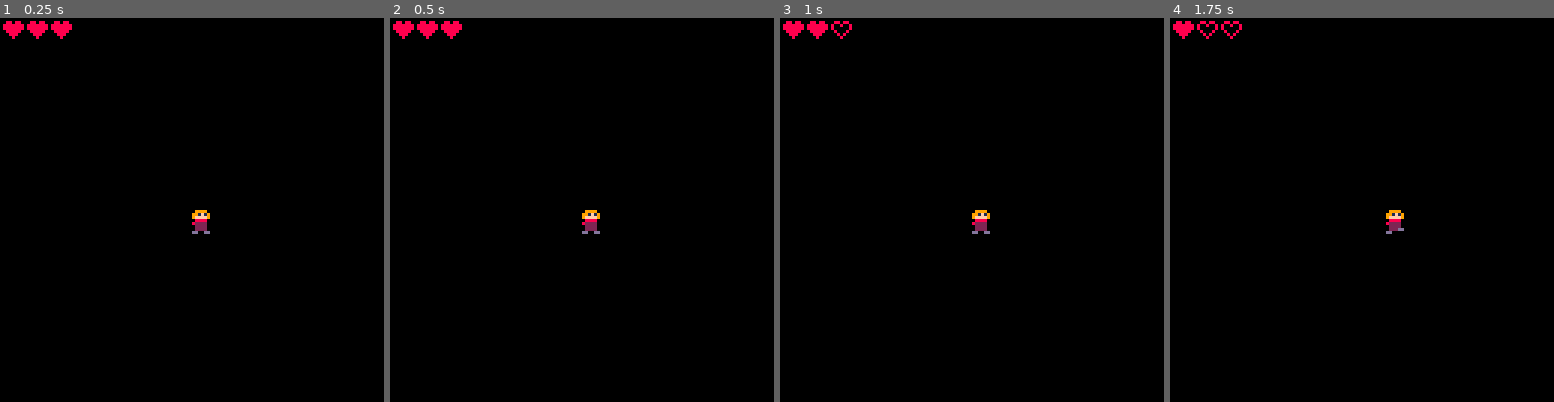
Above: before the commit, frames 1-4 (left to right).
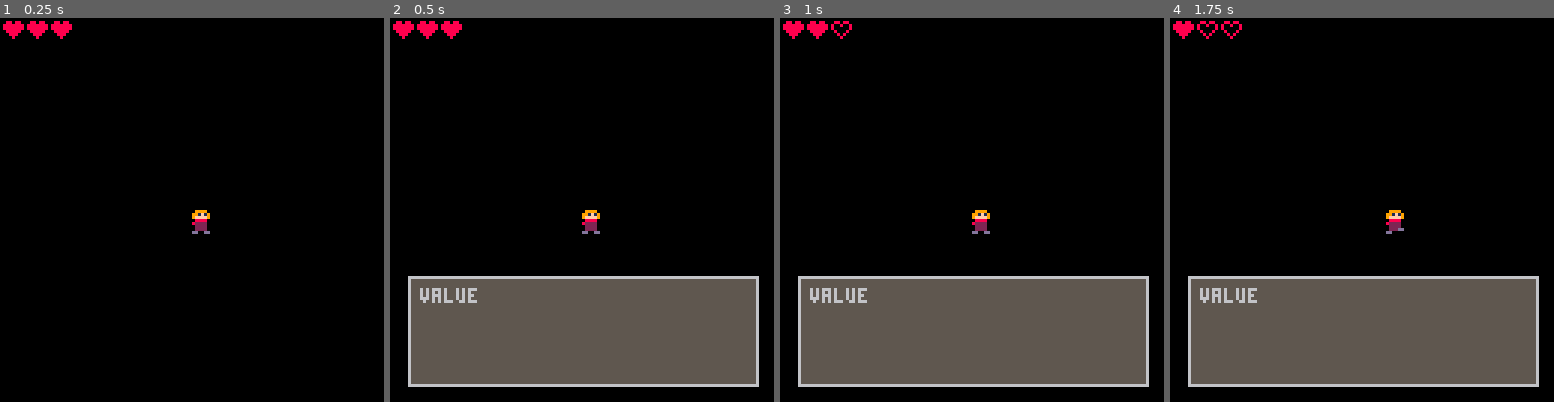
Above: after the commit, the same moments.

Repository: annydalch/pico8adventure
Game: PICO-8 cartridge adventure.p8
The game is run twice, just before and just after one commit, with the same random seed, the same clock (stepped at 60 frames per second) and the same inputs.
Inputs:
- Up to frame 1 (0.25 s): no input
- Up to frame 2 (0.5 s): tap X (X key) at 0.33 s
- Up to frame 3 (1 s): tap O (Z key) at 0.7 s
- Up to frame 4 (1.75 s): tap X (X key) at 1.07 s; hold Right from 1.6 s (still down); tap O (Z key) at 1.7 s

Frame 1 is identical in both runs. In frame 2, 26% of the frame differs, in the area x 4-97%, y 67-97%; in frame 3, 26%; in frame 4, 26%.

Commit message:
added handling text boxes

Diff:
--- a/adventure.p8
+++ b/adventure.p8
@@ -2,46 +2,82 @@
 version 8
 __lua__
 function _init()
- cartdata("anydalch_adventure_0")
- menuitem(1,"save adventure",savegame)
- if (peek(0x5eff) != 0) then
-  player.x = peek(0x5e00)
-  player.y = peek(0x5e01)
-  player.maxhealth = peek(0x5e02)
-  player.health = peek(0x5e03)
- else
-  player.x = 64
-  player.y = 64
-  player.maxhealth = 3
-  player.health = player.maxhealth
- end
+   cartdata("anydalch_adventure_0")
+   menuitem(1,"save adventure",savegame)
+   if (peek(0x5eff) != 0) then
+      nosavedata()
+   else
+      savedata()
+   end
+end
+
+textbox = {}
+textbox.active = false
+textbox.text = ""
+textbox.counter = 0
+textbox.x1 = 6
+textbox.y1 = 86
+textbox.x2 = 122
+textbox.y2 = 122
+textbox.bgcolor = 5
+textbox.fgcolor = 6
+textbox.draw = function()
+   rectfill(textbox.x1, textbox.y1, textbox.x2, textbox.y2, textbox.bgcolor)
+   rect(textbox.x1, textbox.y1, textbox.x2, textbox.y2, textbox.fgcolor)
+   print(textbox.text, textbox.x1 + 4, textbox.y1 + 4, textbox.fgcolor)
+end
+textbox.update = function()
+   textbox.counter -= 1
+   if (textbox.counter == 0) textbox.active = false
+end
+textbox.make = function(frames, text)
+   textbox.active = true
+   textbox.text = text
+   textbox.counter = frames
+end
+
+function nosavedata()
+   player.x = peek(0x5e00)
+   player.y = peek(0x5e01)
+   player.maxhealth = peek(0x5e02)
+   player.health = peek(0x5e03)
+end
+
+function savedata()
+   player.x = 64
+   player.y = 64
+   player.maxhealth = 3
+   player.health = player.maxhealth
 end
 
 function _draw()
- cls()
- player.draw()
- player.drawhealth()
+   cls()
+   player.draw()
+   player.drawhealth()
+   if (textbox.active) textbox.draw()
 end
 
 function _update()
- player.update()
- if (btnp(4)) player.health -= 1
+   player.update()
+   if (textbox.active) textbox.update()
+   if (btnp(4)) player.health -= 1
+   if (btnp(5)) textbox.make(30, "value")
 end
 
 function savegame()
- poke(0x5e00,player.x)
- poke(0x5e01,player.y)
- poke(0x5e02,player.maxhealth)
- poke(0x5e03,player.health)
- poke(0x5eff,1)
+   poke(0x5e00,player.x)
+   poke(0x5e01,player.y)
+   poke(0x5e02,player.maxhealth)
+   poke(0x5e03,player.health)
+   poke(0x5eff,1)
 end
 
 player = {}
 player.restingsprites = {0,16,32,48}
 player.movingsprites = {{0,1,2,3},
-                        {16,17,18,19},
-                        {32,33,34,35},
-                        {48,49,50,51}}
+   {16,17,18,19},
+   {32,33,34,35},
+   {48,49,50,51}}
 --0:resting 1:moving
 player.state = 0
 --0:right, cw until 3
@@ -51,48 +87,48 @@
 player.dx = 0
 player.dy = 0
 player.draw = function()
-  spr((player.direction*16)+player.state+flr(player.counter),
-   player.x,
-   player.y)
+   spr((player.direction*16)+player.state+flr(player.counter),
+      player.x,
+      player.y)
 end
 player.update = function()
-  local newdx = 0
-  local newdy = 0
-  if (btn(0)) newdx -= 1
-  if (btn(1)) newdx += 1
-  if (btn(2)) newdy -= 1
-  if (btn(3)) newdy += 1
-  if (newdx == 0) newdy *= 2
-  if (newdy == 0) newdx *= 2
-  if (newdx == player.dx and newdy == player.dy and player.state != 0) then
-    player.counter += .2
-    player.counter %= 3
-  elseif (newdx == 0 and newdy == 0) then
-    player.state = 0
-    player.counter = 0
-  else
-   player.state = 1
-   player.counter = 0
-   if (newdx < 0) player.direction = 2
-   if (newdy < 0) player.direction = 1
-   if (newdx > 0) player.direction = 0
-   if (newdy > 0) player.direction = 3
-  end
-  player.dx = newdx
-  player.dy = newdy
-  player.x += player.dx
-  player.y += player.dy
-  player.x %= 127
-  player.y %= 127
+   local newdx = 0
+   local newdy = 0
+   if (btn(0)) newdx -= 1
+   if (btn(1)) newdx += 1
+   if (btn(2)) newdy -= 1
+   if (btn(3)) newdy += 1
+   if (newdx == 0) newdy *= 2
+   if (newdy == 0) newdx *= 2
+   if (newdx == player.dx and newdy == player.dy and player.state != 0) then
+      player.counter += .2
+      player.counter %= 3
+   elseif (newdx == 0 and newdy == 0) then
+      player.state = 0
+      player.counter = 0
+   else
+      player.state = 1
+      player.counter = 0
+      if (newdx < 0) player.direction = 2
+      if (newdy < 0) player.direction = 1
+      if (newdx > 0) player.direction = 0
+      if (newdy > 0) player.direction = 3
+   end
+   player.dx = newdx
+   player.dy = newdy
+   player.x += player.dx
+   player.y += player.dy
+   player.x %= 127
+   player.y %= 127
 end
 player.drawhealth = function()
-  for i=1,player.maxhealth do
-   if i <= player.health then
-    spr(4,(i*8)-7,1)
-   else
-    spr(5,(i*8)-7,1)
+   for i=1,player.maxhealth do
+      if i <= player.health then
+	 spr(4,(i*8)-7,1)
+      else
+	 spr(5,(i*8)-7,1)
+      end
    end
-  end
 end
 
 
